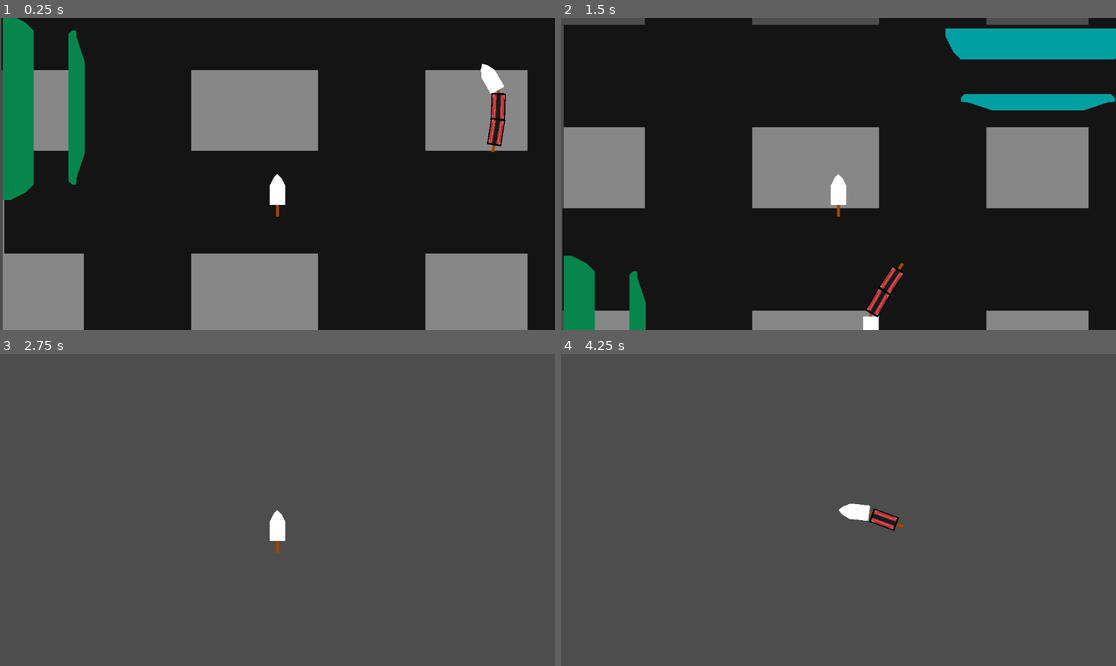
Above: before the commit, frames 1-4 (two rows, left to right).
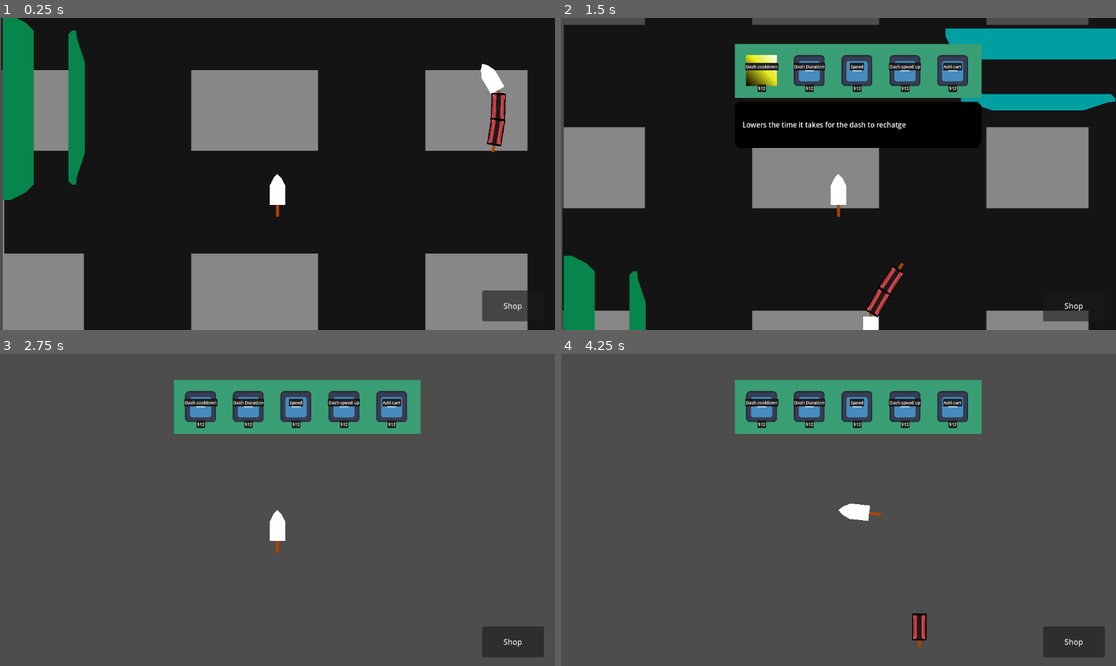
Above: after the commit, the same moments.

Repository: GodMadeEarth/Godot-Wild-Jam-59
Game: Godot game, scene res://sences/game.tscn
Two runs of this game, one before a commit and one after it. Both use one fixed random seed, a clock stepped at 60 frames per second and the inputs below. The engine's default icon, where the game draws it, is replaced by a stand-in: a white triangle on a blue panel in a dark square.
Inputs (mouse positions are in pixels of both pictures, inside the frame that each line leads up to):
- Up to frame 1 (0.25 s): no input
- Up to frame 2 (1.5 s): click (1071, 305) at 0.5 s, where only the run after the commit has a clickable "Shop"; click (760, 71) at 1.27 s
- Up to frame 3 (2.75 s): move the mouse to (399, 494) at 2.02 s; hold Up (ui_up) from 2.03 s (still down); tap Shift (Dash) at 2.1 s
- Up to frame 4 (4.25 s): tap Enter at 2.75 s; move the mouse to (727, 525) at 2.77 s; release Up (ui_up) at 2.78 s; hold Down (ui_down) 2.78-3.53 s; tap Shift (Dash) at 2.85, 3.8 s; tap Space at 3.5 s; move the mouse to (894, 441) at 3.52 s; hold Up (ui_up) from 3.53 s (still down); hold A (Move_L) from 3.53 s (still down)

The runs differ from the first frame. In frame 1, 0.8% of the frame differs, in the area x 86-96%, y 87-98%; in frame 2, 9.5%, in the area x 31-96%, y 8-98%; in frame 3, 7.9%; in frame 4, 8.4%.
Error after the commit: Invalid assignment of property or key 'is_connected_to_head' with value of type 'bool' on a base object of type 'Node2D'. (res://sences/Trains/Train.gd:126)

Commit message:
Added basic shop/upgrade UI and added Speed up, dash speed up, dash duration down , dash cooldown down and add cart to upgrades

Diff:
--- a/Godot-wild-jam-59/sences/Trains/Player/train.tscn
+++ b/Godot-wild-jam-59/sences/Trains/Player/train.tscn
@@ -1,7 +1,8 @@
-[gd_scene load_steps=3 format=3 uid="uid://vjoupg6f5jg0"]
+[gd_scene load_steps=4 format=3 uid="uid://vjoupg6f5jg0"]
 
 [ext_resource type="Script" path="res://sences/Trains/Player/player_controler.gd" id="1_eq25v"]
 [ext_resource type="PackedScene" uid="uid://uvh015smr05p" path="res://sences/Trains/base_train_head.tscn" id="2_q2rpj"]
+[ext_resource type="PackedScene" uid="uid://byxyjlwoqlrg1" path="res://sences/UI/player HUD/shop HUD.tscn" id="3_poh2m"]
 
 [node name="Player Train" type="Node2D"]
 script = ExtResource("1_eq25v")
@@ -9,3 +10,18 @@
 [node name="Train head" parent="." instance=ExtResource("2_q2rpj")]
 
 [node name="Camera2D2" type="Camera2D" parent="Train head"]
+
+[node name="RemoteTransform2D" type="RemoteTransform2D" parent="Train head/Camera2D2"]
+remote_path = NodePath("../../../Node2D")
+update_rotation = false
+update_scale = false
+
+[node name="Node2D" type="Node2D" parent="."]
+position = Vector2(-2.89679e-05, 0)
+
+[node name="shop HUD" parent="Node2D" node_paths=PackedStringArray("train_head") instance=ExtResource("3_poh2m")]
+offset_left = -535.0
+offset_top = -270.0
+offset_right = -535.0
+offset_bottom = -270.0
+train_head = NodePath("../../Train head")
--- a/Godot-wild-jam-59/sences/Trains/Train.gd
+++ b/Godot-wild-jam-59/sences/Trains/Train.gd
@@ -47,7 +47,14 @@
 	"Increment Cost By" : 6,
 	"Total Purchaces" : 0
 }
-
+# Remember to add this as an upgrade
+@export var trainLenghtStats:Dictionary = {
+	"Base Value" : 0,
+	"Increment Value By" : 1,
+	"Base Cost" : 12,
+	"Increment Cost By" : 6,
+	"Total Purchaces" : 0
+}
 
 var rotation_speed:float:
 	get:
@@ -69,11 +76,16 @@
 	get:
 		return dashSpeedStats["Base Value"] + (dashSpeedStats["Increment Value By"] * dashSpeedStats["Total Purchaces"])
 
+var train_length:int:
+	get:
+		return trainLenghtStats["Base Value"] + (trainLenghtStats["Increment Value By"] * trainLenghtStats["Total Purchaces"])
+
 func _ready():
 
 	pass # Replace with function body.
 
 func _physics_process(delta):
+
 	move_straight(delta)
 
 func move_arc(delta):
@@ -99,7 +111,7 @@
 	print(last_cart.rotation)
 	last_cart = cart
 
-	print(last_cart.rotation)
+	print(train_length)
 
 # index 0 can never be accessed since it's the head.
 func remove_cart(index:int):
@@ -117,6 +129,12 @@
 	for cart in headless_carts:
 		cart.is_connected_to_head = false
 
+	#Updates the base value when ever carts are lost
+	var length = 0
+	for i in get_parent().get_children():
+		if i is Train_Cart and i.is_connected_to_head:
+			length+=1
+	trainLenghtStats["Base Value"] = length
 	pass
 
 func dash():
--- a/Godot-wild-jam-59/sences/Trains/enemies/Enemy Train.tscn
+++ b/Godot-wild-jam-59/sences/Trains/enemies/Enemy Train.tscn
@@ -7,4 +7,3 @@
 script = ExtResource("1_khb3y")
 
 [node name="Train head" parent="." instance=ExtResource("1_s8jih")]
-speed = 0
--- a/Godot-wild-jam-59/sences/Trains/train_cart.gd
+++ b/Godot-wild-jam-59/sences/Trains/train_cart.gd
@@ -14,7 +14,9 @@
 
 func _on_area_2d_area_entered(area):
 	if area.get_parent() is Train_Head and area.get_parent().is_dashing:
+		print(get_parent().get_child(0))
 		var train:Train_Head = get_parent().get_child(0)
+
 		if is_connected_to_head:
 			train.remove_cart(get_index())
 		queue_free()
--- /dev/null
+++ b/Godot-wild-jam-59/sences/UI/player HUD/shop HUD.gd
@@ -0,0 +1,44 @@
+extends Control
+
+@onready var items_cotainer =  $"purchest window"/HBoxContainer
+@export var train_head:Train_Head
+# Called when the node enters the scene tree for the first time.
+func _ready():
+	$"purchest window".visible = false
+	for item in items_cotainer.get_children():
+		item.get_child(0).mouse_entered.connect(display_tool_tip)
+		item.get_child(0).mouse_exited.connect(hide_tool_tip)
+		item.get_child(0).update_ui.connect(update_ui)
+		item.train_head = train_head
+		item.setup()
+#	update_button_info()
+	pass # Replace with function body.
+
+
+# Called every frame. 'delta' is the elapsed time since the previous frame.
+func _process(delta):
+	pass
+
+func display_tool_tip():
+	$"purchest window"/tool_tip_box.visible = true
+	print("Is visable")
+	pass
+
+func hide_tool_tip():
+	$"purchest window"/tool_tip_box.visible = false
+	print("Now invisable")
+	pass
+
+func _on_button_pressed():
+	$"purchest window".visible = !$"purchest window".visible
+	pass # Replace with function body.
+
+func update_button_info():
+
+	for button in $"purchest window"/HBoxContainer.get_children():
+		button.emit_signal("update_ui",button)
+
+func update_ui(button):
+	$"purchest window"/tool_tip_box/MarginContainer/Label.text = button.description
+#	update_button_info()
+	pass
--- /dev/null
+++ b/Godot-wild-jam-59/sences/UI/player HUD/shop HUD.tscn
@@ -0,0 +1,97 @@
+[gd_scene load_steps=7 format=3 uid="uid://byxyjlwoqlrg1"]
+
+[ext_resource type="Script" path="res://sences/UI/player HUD/shop HUD.gd" id="1_ssi0j"]
+[ext_resource type="PackedScene" uid="uid://bq0go4q4e1qy0" path="res://sences/UI/upgrades/speed/speed_upgrade.tscn" id="2_knqbg"]
+[ext_resource type="PackedScene" uid="uid://de0n5vosd3qxo" path="res://sences/UI/upgrades/dash cooldown/dash cooldown.tscn" id="2_r6vso"]
+[ext_resource type="PackedScene" uid="uid://c70wos34on6fi" path="res://sences/UI/upgrades/dash duration/dash duration.tscn" id="3_lm1rd"]
+[ext_resource type="PackedScene" uid="uid://cjj2d0x5txorg" path="res://sences/UI/upgrades/dash speed/dash speed.tscn" id="3_ps16c"]
+[ext_resource type="PackedScene" uid="uid://deqjrejmk1jmt" path="res://sences/UI/upgrades/create cart/create cart.tscn" id="4_wr804"]
+
+[node name="shop HUD" type="Control"]
+z_index = 10
+layout_mode = 3
+anchors_preset = 15
+anchor_right = 1.0
+anchor_bottom = 1.0
+grow_horizontal = 2
+grow_vertical = 2
+script = ExtResource("1_ssi0j")
+
+[node name="purchest window" type="Control" parent="."]
+visible = false
+anchors_preset = 0
+offset_left = 256.0
+offset_right = 1536.0
+offset_bottom = 576.0
+scale = Vector2(0.5, 0.5)
+metadata/_edit_group_ = true
+
+[node name="ColorRect" type="ColorRect" parent="purchest window"]
+layout_mode = 2
+offset_left = 128.0
+offset_right = 1152.0
+offset_bottom = 224.0
+color = Color(0.227451, 0.619608, 0.454902, 1)
+
+[node name="HBoxContainer" type="HBoxContainer" parent="purchest window"]
+layout_mode = 0
+offset_left = 142.0
+offset_top = 24.0
+offset_right = 1130.0
+offset_bottom = 199.0
+mouse_filter = 2
+
+[node name="dash duration" parent="purchest window/HBoxContainer" instance=ExtResource("2_r6vso")]
+layout_mode = 2
+size_flags_horizontal = 7
+
+[node name="dash duration2" parent="purchest window/HBoxContainer" instance=ExtResource("3_lm1rd")]
+layout_mode = 2
+size_flags_horizontal = 7
+
+[node name="speed_upgrade" parent="purchest window/HBoxContainer" instance=ExtResource("2_knqbg")]
+layout_mode = 2
+size_flags_horizontal = 6
+size_flags_vertical = 4
+
+[node name="dash speed" parent="purchest window/HBoxContainer" instance=ExtResource("3_ps16c")]
+layout_mode = 2
+size_flags_horizontal = 6
+size_flags_vertical = 4
+
+[node name="create cart" parent="purchest window/HBoxContainer" instance=ExtResource("4_wr804")]
+layout_mode = 2
+size_flags_horizontal = 6
+
+[node name="tool_tip_box" type="Polygon2D" parent="purchest window"]
+visible = false
+position = Vector2(576, 521)
+scale = Vector2(1.3125, 1.5)
+color = Color(0, 0, 0, 1)
+polygon = PackedVector2Array(-329.143, -59.3333, -24.381, -59.3333, 0, -59.3333, 24.3809, -59.3333, 426.667, -59.3333, 438.857, -80.6667, 438.857, -176.667, 426.667, -187.333, -329.143, -187.333, -341.333, -176.667, -341.333, -70)
+metadata/_edit_group_ = true
+
+[node name="MarginContainer" type="MarginContainer" parent="purchest window/tool_tip_box"]
+offset_left = -317.0
+offset_top = -177.0
+offset_right = 414.0
+offset_bottom = -72.0
+
+[node name="Label" type="Label" parent="purchest window/tool_tip_box/MarginContainer"]
+layout_mode = 2
+theme_override_font_sizes/font_size = 22
+text = "Lorem ipsum dolor sit amet,
+consectetur adipiscing elit,
+sed do eiusmod tempor
+incididunt ut labore et."
+autowrap_mode = 2
+
+[node name="Button" type="Button" parent="."]
+layout_mode = 0
+offset_left = 960.0
+offset_top = 512.0
+offset_right = 1088.0
+offset_bottom = 576.0
+text = "Shop"
+
+[connection signal="pressed" from="Button" to="." method="_on_button_pressed"]
--- /dev/null
+++ b/Godot-wild-jam-59/sences/UI/upgrade_button.gd
@@ -0,0 +1,26 @@
+extends TextureButton
+
+signal update_ui(button)
+@export var item_name = "ITEM"
+@export var description = "Place holder text is here because placer holder text looks nice"
+@onready var price_text =  $upgrade_button/VBoxContainer/price
+@onready var item_text = $upgrade_button/VBoxContainer/item_name
+
+
+# Called when the node enters the scene tree for the first time.
+func _ready():
+	item_text.text = item_name
+	pass # Replace with function body.
+
+func _on_mouse_entered():
+	emit_signal("update_ui",self)
+	pass # Replace with function body.
+
+func _on_update_ui(button):
+	price_text.text = "$"+str(get_parent().train_head.speedStats["Base Cost"])
+	item_text.text = item_name
+	pass # Replace with function body.
+
+func _on_pressed():
+	get_parent().stat_sheet["Total Purchaces"]+= 1
+	pass # Replace with function body.
--- /dev/null
+++ b/Godot-wild-jam-59/sences/UI/upgrade_button.tscn
@@ -0,0 +1,82 @@
+[gd_scene load_steps=10 format=3 uid="uid://dubaug3im8co3"]
+
+[ext_resource type="Script" path="res://sences/UI/upgrade_button.gd" id="1_85yko"]
+[ext_resource type="Texture2D" uid="uid://oytgvdls8ek3" path="res://icon.svg" id="1_uo5pi"]
+
+[sub_resource type="Gradient" id="Gradient_410lu"]
+offsets = PackedFloat32Array(0, 0.469388, 1)
+colors = PackedColorArray(0, 0, 0, 1, 0.345098, 0.780392, 0.231373, 1, 1, 1, 1, 1)
+
+[sub_resource type="GradientTexture2D" id="GradientTexture2D_o1661"]
+gradient = SubResource("Gradient_410lu")
+fill_to = Vector2(0.995238, 1)
+
+[sub_resource type="Gradient" id="Gradient_4do72"]
+offsets = PackedFloat32Array(0, 0.557823, 1)
+colors = PackedColorArray(0, 0, 0, 1, 0.909804, 0.92549, 0.109804, 1, 1, 1, 1, 1)
+
+[sub_resource type="GradientTexture2D" id="GradientTexture2D_ywa24"]
+gradient = SubResource("Gradient_4do72")
+fill_from = Vector2(0, 1)
+
+[sub_resource type="StyleBoxFlat" id="StyleBoxFlat_ftlrl"]
+bg_color = Color(0.129412, 0.129412, 0.129412, 1)
+border_width_left = 2
+border_width_top = 2
+border_width_right = 2
+border_width_bottom = 2
+border_color = Color(0, 0, 0, 1)
+corner_radius_top_left = 2
+corner_radius_top_right = 2
+corner_radius_bottom_right = 2
+corner_radius_bottom_left = 2
+
+[sub_resource type="Theme" id="Theme_glguo"]
+Label/font_sizes/font_size = 18
+Label/styles/normal = SubResource("StyleBoxFlat_ftlrl")
+
+[sub_resource type="Theme" id="Theme_wvrjf"]
+Label/font_sizes/font_size = 18
+Label/styles/normal = SubResource("StyleBoxFlat_ftlrl")
+
+[node name="upgrade_button" type="TextureButton"]
+offset_left = 23.0
+offset_top = 23.0
+offset_right = 151.0
+offset_bottom = 151.0
+size_flags_horizontal = 4
+size_flags_vertical = 4
+texture_normal = ExtResource("1_uo5pi")
+texture_pressed = SubResource("GradientTexture2D_o1661")
+texture_hover = SubResource("GradientTexture2D_ywa24")
+stretch_mode = 5
+script = ExtResource("1_85yko")
+
+[node name="upgrade_button" type="MarginContainer" parent="."]
+custom_minimum_size = Vector2(175, 175)
+offset_left = -23.0
+offset_top = -23.0
+offset_right = 152.0
+offset_bottom = 152.0
+size_flags_vertical = 4
+
+[node name="VBoxContainer" type="VBoxContainer" parent="upgrade_button"]
+layout_mode = 2
+
+[node name="item_name" type="Label" parent="upgrade_button/VBoxContainer"]
+layout_mode = 2
+size_flags_horizontal = 4
+size_flags_vertical = 10
+theme = SubResource("Theme_glguo")
+text = "Upgrade 1"
+
+[node name="price" type="Label" parent="upgrade_button/VBoxContainer"]
+layout_mode = 2
+size_flags_horizontal = 4
+size_flags_vertical = 10
+theme = SubResource("Theme_wvrjf")
+text = "Price"
+
+[connection signal="mouse_entered" from="." to="." method="_on_mouse_entered"]
+[connection signal="pressed" from="." to="." method="_on_pressed"]
+[connection signal="update_ui" from="." to="." method="_on_update_ui"]
--- /dev/null
+++ b/Godot-wild-jam-59/sences/UI/upgrades/create cart/create cart.gd
@@ -0,0 +1,15 @@
+extends MarginContainer
+
+
+var train_head:Train_Head
+var stat_sheet:Dictionary
+
+func setup():
+	stat_sheet = train_head.dashSpeedStats
+	$upgrade_button.emit_signal("update_ui",$upgrade_button)
+	pass # Replace with function body.
+
+
+func _on_upgrade_button_pressed():
+	train_head.add_cart()
+	pass # Replace with function body.
--- /dev/null
+++ b/Godot-wild-jam-59/sences/UI/upgrades/create cart/create cart.tscn
@@ -0,0 +1,14 @@
+[gd_scene load_steps=3 format=3 uid="uid://deqjrejmk1jmt"]
+
+[ext_resource type="Script" path="res://sences/UI/upgrades/create cart/create cart.gd" id="1_ukwbn"]
+[ext_resource type="PackedScene" uid="uid://dubaug3im8co3" path="res://sences/UI/upgrade_button.tscn" id="2_a3udm"]
+
+[node name="create cart" type="MarginContainer"]
+script = ExtResource("1_ukwbn")
+
+[node name="upgrade_button" parent="." instance=ExtResource("2_a3udm")]
+layout_mode = 2
+item_name = "Add cart"
+description = "Adds another cart to the end of your train"
+
+[connection signal="pressed" from="upgrade_button" to="." method="_on_upgrade_button_pressed"]
--- /dev/null
+++ b/Godot-wild-jam-59/sences/UI/upgrades/dash cooldown/dash cooldown.gd
@@ -0,0 +1,9 @@
+extends MarginContainer
+
+var train_head:Train_Head
+var stat_sheet:Dictionary
+
+func setup():
+	stat_sheet = train_head.dashCooldownStats
+	$upgrade_button.emit_signal("update_ui",$upgrade_button)
+	pass # Replace with function body.
--- /dev/null
+++ b/Godot-wild-jam-59/sences/UI/upgrades/dash cooldown/dash cooldown.tscn
@@ -0,0 +1,12 @@
+[gd_scene load_steps=3 format=3 uid="uid://de0n5vosd3qxo"]
+
+[ext_resource type="Script" path="res://sences/UI/upgrades/dash cooldown/dash cooldown.gd" id="1_xx1tw"]
+[ext_resource type="PackedScene" uid="uid://dubaug3im8co3" path="res://sences/UI/upgrade_button.tscn" id="2_akkns"]
+
+[node name="dash cooldown" type="MarginContainer"]
+script = ExtResource("1_xx1tw")
+
+[node name="upgrade_button" parent="." instance=ExtResource("2_akkns")]
+layout_mode = 2
+item_name = "Dash cooldown"
+description = "Lowers the time it takes for the dash to rechatge"
--- /dev/null
+++ b/Godot-wild-jam-59/sences/UI/upgrades/dash duration/dash duration.gd
@@ -0,0 +1,10 @@
+extends MarginContainer
+
+
+var train_head:Train_Head
+var stat_sheet:Dictionary
+
+func setup():
+	stat_sheet = train_head.dashDuriationStats
+	$upgrade_button.emit_signal("update_ui",$upgrade_button)
+	pass # Replace with function body.
--- /dev/null
+++ b/Godot-wild-jam-59/sences/UI/upgrades/dash duration/dash duration.tscn
@@ -0,0 +1,12 @@
+[gd_scene load_steps=3 format=3 uid="uid://c70wos34on6fi"]
+
+[ext_resource type="Script" path="res://sences/UI/upgrades/dash duration/dash duration.gd" id="1_ji6g6"]
+[ext_resource type="PackedScene" uid="uid://dubaug3im8co3" path="res://sences/UI/upgrade_button.tscn" id="2_bidkc"]
+
+[node name="dash duration" type="MarginContainer"]
+script = ExtResource("1_ji6g6")
+
+[node name="upgrade_button" parent="." instance=ExtResource("2_bidkc")]
+layout_mode = 2
+item_name = "Dash Duration"
+description = "Increases  how long a dash last"
--- /dev/null
+++ b/Godot-wild-jam-59/sences/UI/upgrades/dash speed/dash speed.gd
@@ -0,0 +1,9 @@
+extends MarginContainer
+
+var train_head:Train_Head
+var stat_sheet:Dictionary
+
+func setup():
+	stat_sheet = train_head.dashSpeedStats
+	$upgrade_button.emit_signal("update_ui",$upgrade_button)
+	pass # Replace with function body.
--- /dev/null
+++ b/Godot-wild-jam-59/sences/UI/upgrades/dash speed/dash speed.tscn
@@ -0,0 +1,12 @@
+[gd_scene load_steps=3 format=3 uid="uid://cjj2d0x5txorg"]
+
+[ext_resource type="PackedScene" uid="uid://dubaug3im8co3" path="res://sences/UI/upgrade_button.tscn" id="1_hv7mr"]
+[ext_resource type="Script" path="res://sences/UI/upgrades/dash speed/dash speed.gd" id="1_wrs81"]
+
+[node name="dash speed" type="MarginContainer"]
+script = ExtResource("1_wrs81")
+
+[node name="upgrade_button" parent="." instance=ExtResource("1_hv7mr")]
+layout_mode = 2
+item_name = "Dash speed up"
+description = "Increases the speed of the dash"
--- /dev/null
+++ b/Godot-wild-jam-59/sences/UI/upgrades/speed/speed_upgrade.gd
@@ -0,0 +1,9 @@
+extends MarginContainer
+
+var train_head:Train_Head
+var stat_sheet:Dictionary
+
+func setup():
+	stat_sheet = train_head.speedStats
+	$upgrade_button.emit_signal("update_ui",$upgrade_button)
+	pass # Replace with function body.
--- /dev/null
+++ b/Godot-wild-jam-59/sences/UI/upgrades/speed/speed_upgrade.tscn
@@ -0,0 +1,12 @@
+[gd_scene load_steps=3 format=3 uid="uid://bq0go4q4e1qy0"]
+
+[ext_resource type="Script" path="res://sences/UI/upgrades/speed/speed_upgrade.gd" id="1_obgdw"]
+[ext_resource type="PackedScene" uid="uid://dubaug3im8co3" path="res://sences/UI/upgrade_button.tscn" id="2_w3ce2"]
+
+[node name="speed_upgrade" type="MarginContainer"]
+script = ExtResource("1_obgdw")
+
+[node name="upgrade_button" parent="." instance=ExtResource("2_w3ce2")]
+layout_mode = 2
+item_name = "Speed"
+description = "Increase the train's speed"
